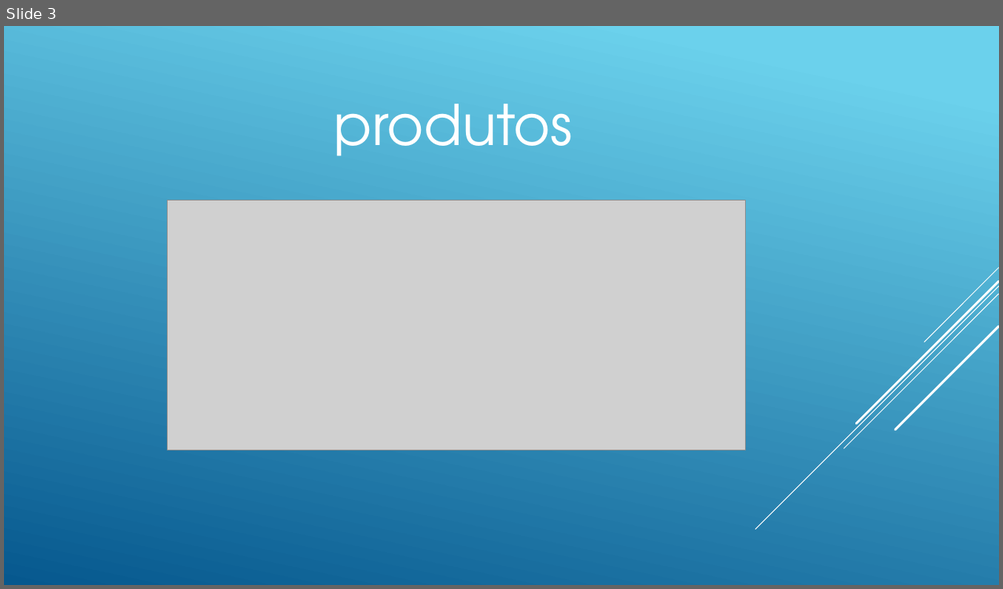
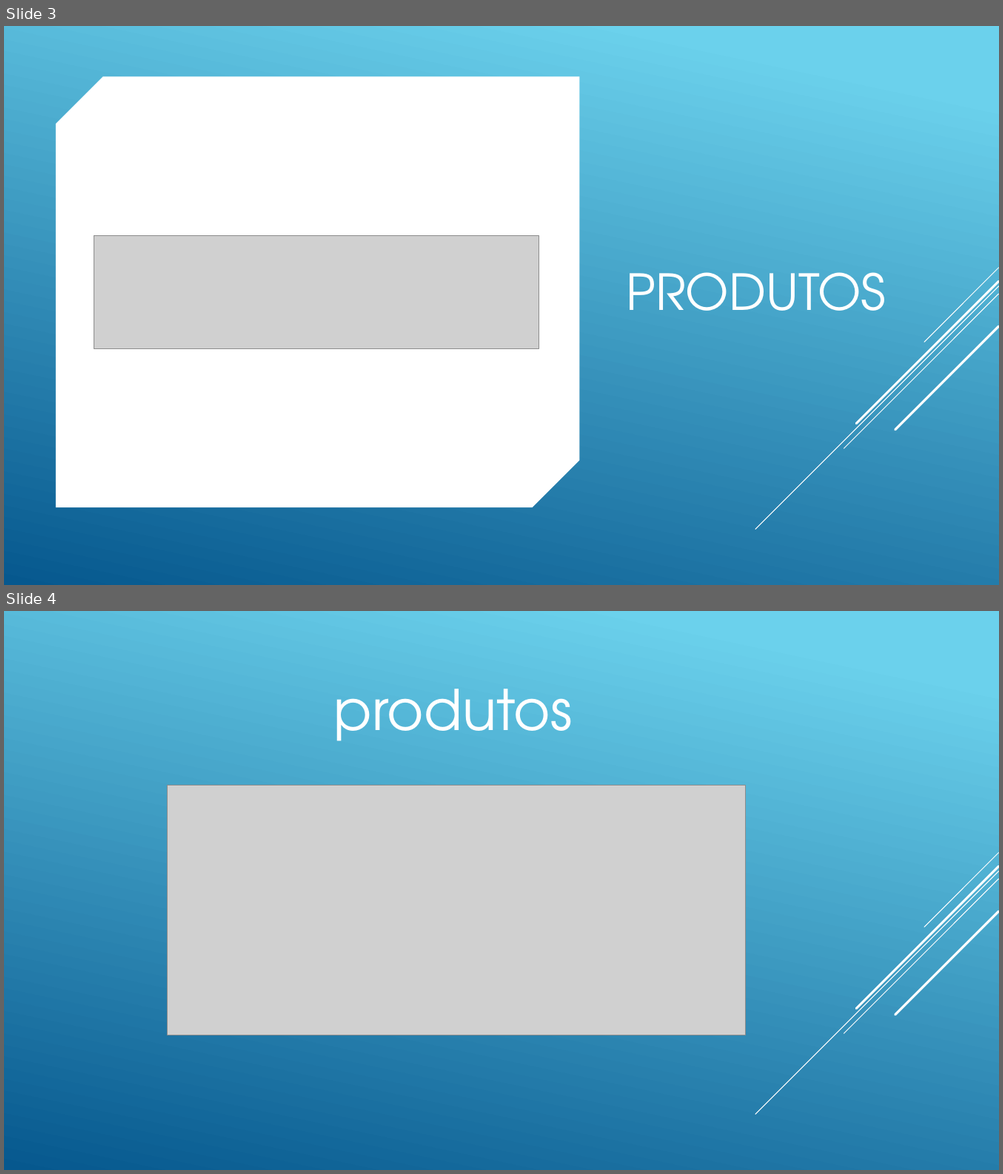
Before and after one commit to andreneves/BDII, a slide deck: BDIIA03.pptx. Shown one above the other, each under a label of ours: slide 3 before the commit, slides 3 and 4 after it. The pictures are 1003x589 and 1003x1174 pixels, drawn with LibreOffice and Linux fonts; fonts in the diff are those of the drawing; grey boxes stand for pictures. Boxes give left, top, right and bottom in pixels: in the first picture for what was removed or moved away, otherwise in the second. Text is boxed around its words. In the diff, an @@ line names an element or a change of style, - is before the commit and + after.

```diff
--- a/BDIIA03.pptx
+++ b/BDIIA03.pptx
@@ slide 3 added at (x1=4, y1=26, x2=999, y2=585), background #FFFFFF @@
@@ rectangle added at (x1=4, y1=26, x2=999, y2=585), fill gradient #6ED2EB to #06588E @@
@@ line added from (999, 33) to (503, 530), #000000 1 pt @@
@@ line added from (999, 44) to (595, 449), #000000 1 pt @@
@@ line added from (999, 29) to (603, 424), #000000 2.5 pt @@
@@ line added from (986, 27) to (675, 338), #000000 1 pt @@
@@ snip diag rect added at (x1=56, y1=77, x2=579, y2=508), fill #FFFFFF @@
@@ line added from (999, 76) to (644, 430), #000000 2.5 pt @@
@@ picture added at (x1=94, y1=235, x2=538, y2=349) @@
@@ text added at (x1=626, y1=272, x2=885, y2=311), 48 pt, text #FFFFFF @@
+PRODUTOS
@@ group added at (x1=755, y1=268, x2=999, y2=530): 5 lines @@
@@ group added at (x1=755, y1=268, x2=999, y2=530): 5 lines @@
@@ what was slide 3 is now slide 4 @@
```
Also in this commit, not shown: 1 slide changed, 5 other slides added, 3 slides removed, 1 other file.
